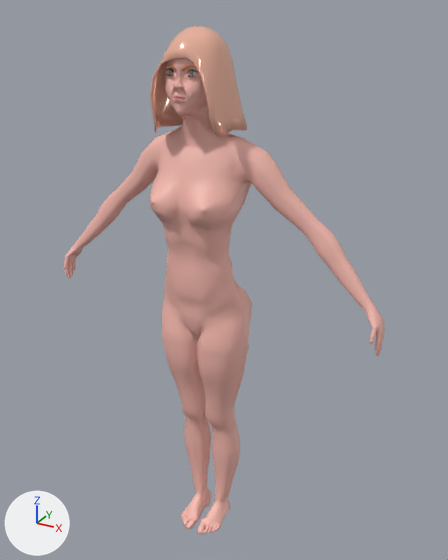
One commit to the glTF model src/assets/human.glb: the scene before it, then after it.
Rendered twice from a camera (50 mm lens) standing at (2.26, -3.77, 2.03) and looking at (0.09, 0.17, 0.06). The axes (+X, +Y, +Z) are drawn at lower left. The lights are the same throughout.

The first picture shows 'Human', 'Short Hair'.
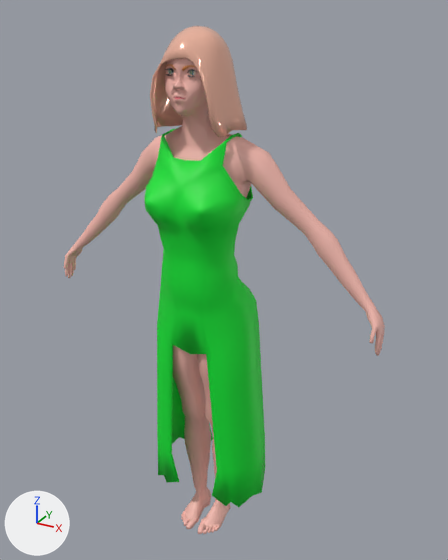
Edits to the scene script, one JSON object a line:
```json
{"op": "add", "block": "mat_material_002", "code": ["mat_material_002 = principled_material('Material.002')", "mat_material_002.base_color = (0.0, 0.8, 0.0354)  # green #00e735", "mat_material_002.roughness = 0.55"]}
{"op": "add", "block": "me_cube_001", "code": ["me_cube_001 = bpy.data.meshes.new('Cube.001')", "me_cube_001.from_pydata(...)  # 734 vertices, 1480 faces; spans x -0.53..0.53, y -0.39..0.4, z -1.87..1.23", "me_cube_001.materials.append(mat_material_002)  # green #00e735"]}
{"op": "add", "block": "ob_dress", "code": ["ob_dress = bpy.data.objects.new('Dress', me_cube_001)", "ob_dress.location = (0.0, 0.0, 0.0)"]}
```

Boxes [x1, y1, x2, y2] around the edits, measured in the pictures (448 x 560 px):
```json
{"object": "Dress", "change": "added", "after": [144, 128, 265, 507], "on screen": "green"}
```
